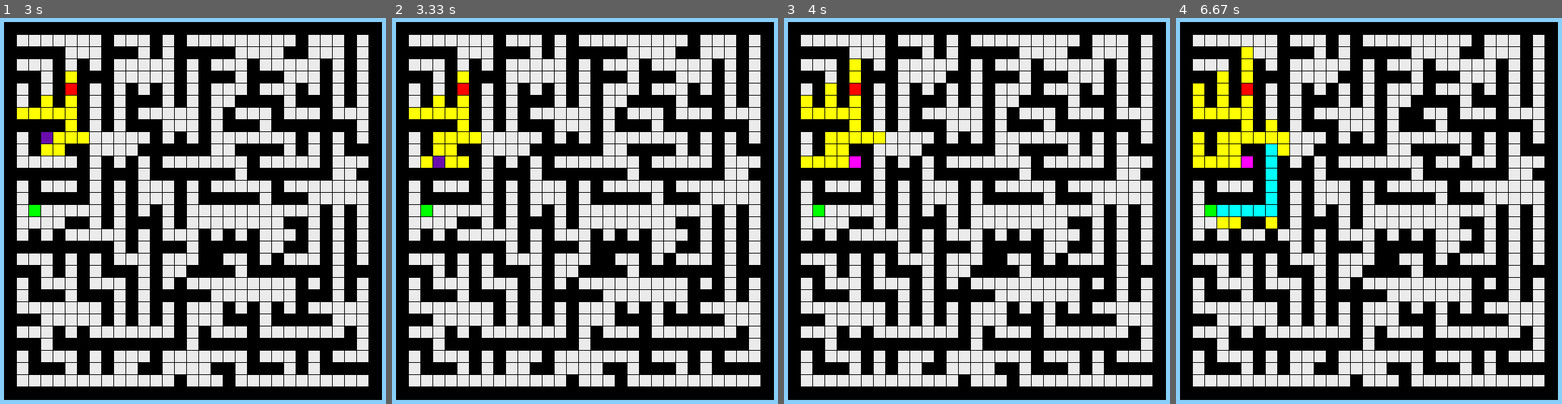
Above: before the commit, frames 1-4 (left to right).
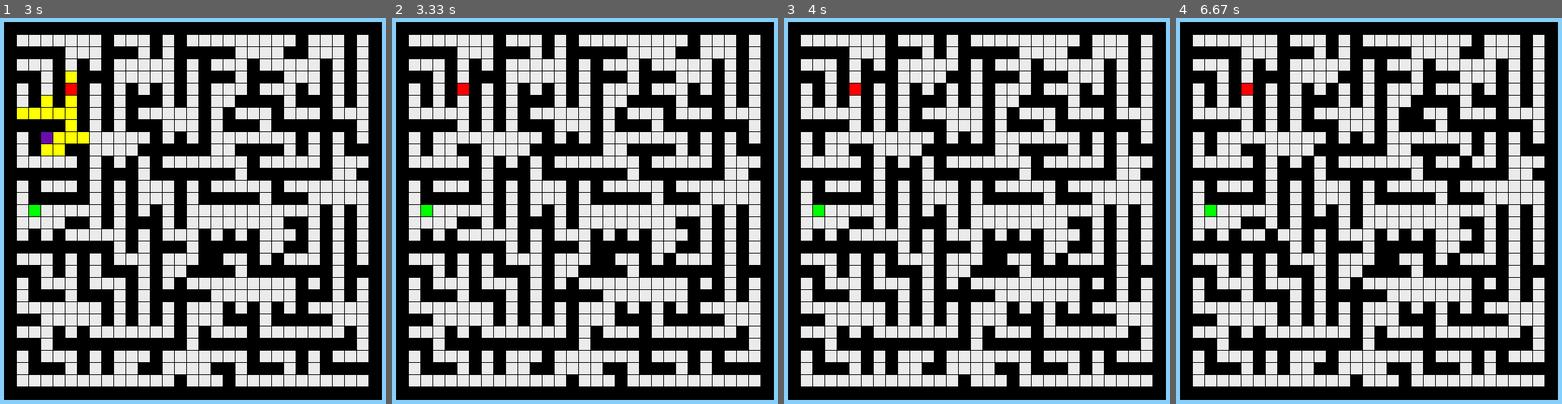
Above: after the commit, the same moments.

Repository: Fil-maker/Wave_Astar
Game: pygame game, started from display.py
Two runs of this game, one before a commit and one after it. Both use one fixed random seed, a clock stepped at 60 frames per second and the inputs below.
Inputs (mouse positions are in pixels of both pictures, inside the frame that each line leads up to):
- Up to frame 1 (3 s): press the mouse at (131, 214) at 0.37 s; move the mouse to (223, 257) at 0.47 s; release the mouse at (312, 299) at 0.6 s; tap Right Shift at 0.67 s; click (65, 199) at 1.2 s; right-click (173, 79) at 1.6 s; tap Enter at 1.87 s
- Up to frame 2 (3.33 s): hold Right Shift from 3.1 s (still down); click (496, 187) at 3.27 s
- Up to frame 3 (4 s): release Right Shift at 3.57 s; press the mouse at (957, 79) at 3.63 s; move the mouse to (957, 79) at 3.73 s; release the mouse at (961, 79) at 3.87 s
- Up to frame 4 (6.67 s): click (1268, 234) at 4.17 s; press the mouse at (1349, 79) at 4.53 s; move the mouse to (1469, 160) at 4.63 s; release the mouse at (outside the picture) at 4.77 s; press the mouse at (1349, 79) at 4.93 s; move the mouse to (1411, 110) at 5.03 s; release the mouse at (1477, 145) at 5.17 s; tap Enter at 5.3 s; tap Right Shift at 6.6 s

Frame 1 is identical in both runs. In frame 2, 1.7% of the frame differs, in the area x 4-24%, y 13-39%; in frame 3, 2.1%; in frame 4, 4.0%, in the area x 4-30%, y 7-55%.

Commit message:
Add clearing field(start, goal and walls stay), drawing only affects the field when algorithm is not working, algorithm can be relaunched after clearing the field

Diff:
--- a/display.py
+++ b/display.py
@@ -57,6 +57,8 @@
                 hold = False
             if event.type == pygame.KEYDOWN and event.key == pygame.K_RETURN:
                 maze.working = True
+            if event.type == pygame.KEYDOWN and event.key == pygame.K_RSHIFT:
+                maze.clear_path()
         paint(DISPLAY, size)
         pygame.draw.rect(DISPLAY, (0, 0, 0), (20, 20, 560, 560))
         obj.draw(DISPLAY, (20, 20, 560, 560))
--- a/test.py
+++ b/test.py
@@ -5,7 +5,8 @@
 from eller_algorithm import generate_labyrinth
 
 
-def add_colors(color1: tuple[int, int, int], color2: tuple[int, int, int], subtract: bool = False) -> tuple[int, int, int]:
+def add_colors(color1: tuple[int, int, int], color2: tuple[int, int, int], subtract: bool = False) -> tuple[
+    int, int, int]:
     if subtract:
         color2 = (-color2[0], -color2[1], -color2[2])
     return color1[0] + color2[0], color1[1] + color2[1], color1[2] + color2[2]
@@ -114,8 +115,8 @@
         return 0 <= point.row < self.height and 0 <= point.col < self.width
 
     def set_path_coords(self):
-        start_row, start_col = 0, 0
-        goal_row, goal_col = len(self.map) - 1, len(self.map[0]) - 1
+        start_row, start_col = self.height // 2, 0
+        goal_row, goal_col = self.height // 2, len(self.map[0]) - 1
         while Marker.wall in self.map[start_row][start_col].markers \
                 or Marker.wall in self.map[goal_row][goal_col].markers \
                 or (start_row == goal_row and start_col == goal_col):
@@ -193,15 +194,16 @@
         self.last_changed = point
 
     def catch_click(self, local_click, actions):
-        pr_col = (local_click[0] - self.margin) / (self.cell_width + self.margin)
-        pr_row = (local_click[1] - self.margin) / (self.cell_height + self.margin)
-        margin_part = self.margin / (self.cell_height + self.margin)
-        if int(pr_col) <= pr_col <= int(pr_col + 1) - margin_part \
-                and int(pr_row) <= pr_row <= int(pr_row + 1) - margin_part:
-            if actions[0] == 1:
-                self.draw_cell(Point(int(pr_row), int(pr_col)))
-            elif actions[2] == 1:
-                self.clear_cell(Point(int(pr_row), int(pr_col)))
+        if not self.working:
+            pr_col = (local_click[0] - self.margin) / (self.cell_width + self.margin)
+            pr_row = (local_click[1] - self.margin) / (self.cell_height + self.margin)
+            margin_part = self.margin / (self.cell_height + self.margin)
+            if int(pr_col) <= pr_col <= int(pr_col + 1) - margin_part \
+                    and int(pr_row) <= pr_row <= int(pr_row + 1) - margin_part:
+                if actions[0] == 1:
+                    self.draw_cell(Point(int(pr_row), int(pr_col)))
+                elif actions[2] == 1:
+                    self.clear_cell(Point(int(pr_row), int(pr_col)))
 
     def next_step(self):
         if self.working:
@@ -268,6 +270,38 @@
         for point in self.path:
             last_color, point.color = point.color, last_color
 
+    def clear_pathpoint_list(self, cur_list: list[PathPoint]) -> None:
+        for pathpoint in cur_list:
+            cur_point = self.get_point(pathpoint.point)
+            if Marker.goal in cur_point.markers:
+                cur_point.markers = [Marker.goal]
+            elif Marker.start in cur_point.markers:
+                cur_point.markers = [Marker.start]
+            else:
+                cur_point.markers = [Marker.empty]
+
+    def clear_point_list(self, cur_list: list[Point]) -> None:
+        for point in cur_list:
+            cur_point = self.get_point(point)
+            if Marker.goal in cur_point.markers:
+                cur_point.markers = [Marker.goal]
+            elif Marker.start in cur_point.markers:
+                cur_point.markers = [Marker.start]
+            else:
+                cur_point.markers = [Marker.empty]
+
+    def clear_path(self):
+        self.working = False
+        self.closest = None
+        self.is_path_found = False
+        self.path_complete = False
+        self.clear_pathpoint_list(self.search_area)
+        self.search_area = [PathPoint(self.start, 0)]
+        self.clear_pathpoint_list(self.worked_points)
+        self.worked_points = []
+        self.clear_point_list(self.path)
+        self.path = []
+
 
 # print(get_closest(get_neighbors(Point(0, 0)), Point(0, -2)), sep='\n')
 if __name__ == '__main__':
